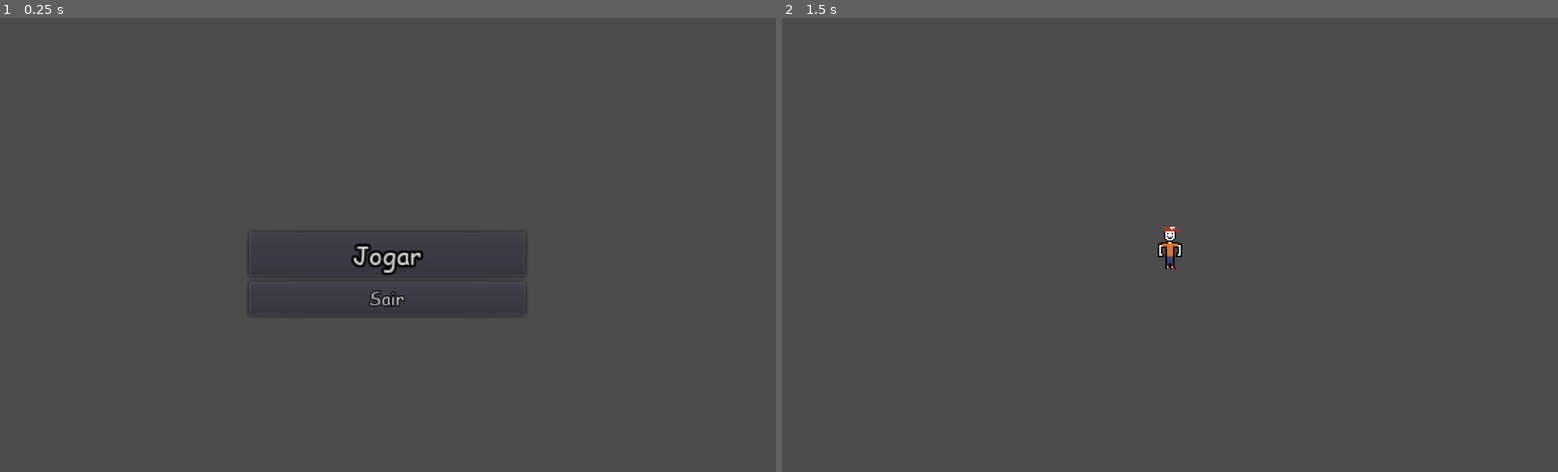
Above: before the commit, frames 1-2 (left to right).
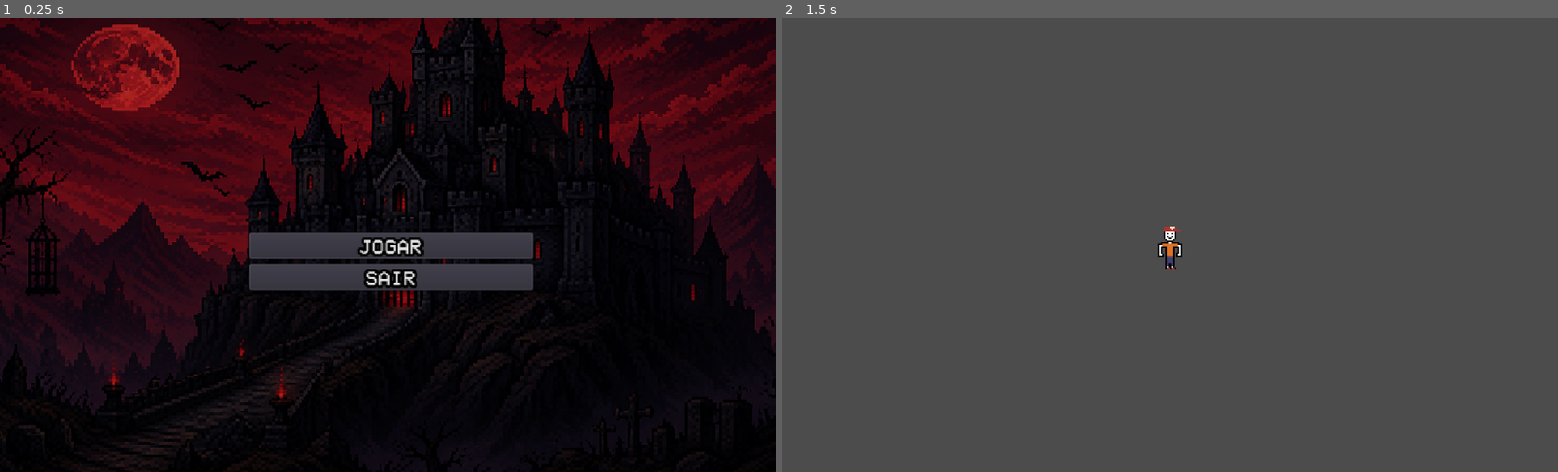
Above: after the commit, the same moments.

Repository: josepimenta545-bit/beyond-death
Game: Godot game, scene res://cenas/menu.tscn
The game is run twice, just before and just after one commit, with the same random seed, the same clock (stepped at 60 frames per second) and the same inputs.
Inputs:
- Up to frame 1 (0.25 s): no input
- Up to frame 2 (1.5 s): click "Jogar" (after the commit: "JOGAR") at 0.5 s; tap Enter at 1.25 s; hold D (direita) from 1.28 s (still down); hold Up (cima) from 1.28 s (still down); tap Space (espaço, bound only after the commit) at 1.35 s

The runs differ from the first frame. In frame 1, 96% of the frame differs, in the area x 0-100%, y 0-100%; in frame 2, nothing differs.

Commit message:
mudei uns bglh e ainda nao decidi o nome do jogo
o background foi gerado por IA, mas eu acho q da pra fazer um nós mesmos, preciso resolver um problema na resolução da fonte dos botões eles estão muito pixelados pro meu gosto, talvez seja a resolução padrão do projeto q esteja deixando assim

Diff:
--- a/cenas/cenário.tscn
+++ b/cenas/cenário.tscn
@@ -1,13 +1,35 @@
-[gd_scene load_steps=2 format=2]
+[gd_scene load_steps=4 format=2]
+
+[sub_resource type="RectangleShape2D" id=2]
+extents = Vector2( 156, 9.5 )
+
+[sub_resource type="RectangleShape2D" id=3]
+extents = Vector2( 98.6035, 3.05302 )
 
 [sub_resource type="RectangleShape2D" id=1]
-extents = Vector2( 220, 10 )
+extents = Vector2( 40.4841, 7.04005 )
 
 [node name="cenário" type="Node2D"]
+position = Vector2( -1, -2 )
 
 [node name="StaticBody2D" type="StaticBody2D" parent="."]
-position = Vector2( 198, 264 )
+position = Vector2( 215, 271 )
 
-[node name="CollisionShape2D" type="CollisionShape2D" parent="StaticBody2D"]
-position = Vector2( 52, 0 )
+[node name="plataforma" type="CollisionShape2D" parent="StaticBody2D"]
+position = Vector2( -2, 1 )
+shape = SubResource( 2 )
+
+[node name="plataforma" type="StaticBody2D" parent="."]
+position = Vector2( 22, 259 )
+
+[node name="CollisionShape2D" type="CollisionShape2D" parent="plataforma"]
+position = Vector2( 0, -1 )
+scale = Vector2( 0.446232, -7.83032 )
+shape = SubResource( 3 )
+
+[node name="StaticBody2D3" type="StaticBody2D" parent="."]
+position = Vector2( 388, 256 )
+
+[node name="CollisionShape2D" type="CollisionShape2D" parent="StaticBody2D3"]
+position = Vector2( 2, -1 )
 shape = SubResource( 1 )
--- a/cenas/menu.tscn
+++ b/cenas/menu.tscn
@@ -1,20 +1,19 @@
-[gd_scene load_steps=5 format=2]
+[gd_scene load_steps=6 format=2]
 
 [ext_resource path="res://scripts/menu.gd" type="Script" id=1]
-[ext_resource path="res://scripts/COMIC.TTF" type="DynamicFontData" id=2]
+[ext_resource path="res://scripts/VCR_OSD_MONO_1.001.ttf" type="DynamicFontData" id=2]
+[ext_resource path="res://sprites/ChatGPT Image 28 de ago. de 2026, 15_08_19.png" type="Texture" id=3]
 
-[sub_resource type="DynamicFont" id=1]
-size = 20
+[sub_resource type="DynamicFont" id=3]
+size = 17
 outline_size = 2
 outline_color = Color( 0, 0, 0, 1 )
-use_filter = true
 font_data = ExtResource( 2 )
 
 [sub_resource type="DynamicFont" id=2]
-size = 14
-outline_size = 1
+size = 17
+outline_size = 2
 outline_color = Color( 0, 0, 0, 1 )
-use_filter = true
 font_data = ExtResource( 2 )
 
 [node name="Control" type="Control"]
@@ -27,29 +26,36 @@
 [node name="VBoxContainer" type="VBoxContainer" parent="."]
 margin_left = 383.0
 margin_top = 296.0
-margin_right = 602.0
-margin_bottom = 340.0
+margin_right = 608.0
+margin_bottom = 362.0
 
 [node name="jogar" type="Button" parent="VBoxContainer"]
-margin_right = 219.0
-margin_bottom = 35.0
+margin_right = 225.0
+margin_bottom = 21.0
 rect_pivot_offset = Vector2( -234, -73 )
 mouse_default_cursor_shape = 2
-custom_fonts/font = SubResource( 1 )
-text = "Jogar"
+custom_fonts/font = SubResource( 3 )
+text = "JOGAR"
 
 [node name="sair" type="Button" parent="VBoxContainer"]
-margin_top = 39.0
-margin_right = 219.0
-margin_bottom = 66.0
+margin_top = 25.0
+margin_right = 225.0
+margin_bottom = 46.0
 mouse_default_cursor_shape = 2
 custom_fonts/font = SubResource( 2 )
-text = "Sair"
+text = "SAIR"
 
 [node name="Camera2D" type="Camera2D" parent="VBoxContainer"]
 position = Vector2( 110, 10 )
 current = true
 zoom = Vector2( 0.6, 0.6 )
 
+[node name="background" type="Sprite" parent="."]
+modulate = Color( 0.713726, 0.705882, 0.713726, 1 )
+show_behind_parent = true
+position = Vector2( 480, 290 )
+scale = Vector2( 0.505883, 0.405242 )
+texture = ExtResource( 3 )
+
 [connection signal="pressed" from="VBoxContainer/jogar" to="." method="_on_jogar_pressed"]
 [connection signal="pressed" from="VBoxContainer/sair" to="." method="_on_sair_pressed"]
--- a/project.godot
+++ b/project.godot
@@ -14,6 +14,11 @@
 run/main_scene="res://cenas/menu.tscn"
 boot_splash/use_filter=false
 config/icon="res://icon.png"
+
+[display]
+
+window/stretch/mode="viewport"
+window/stretch/aspect="expand"
 
 [global]
 
@@ -49,6 +54,12 @@
 , Object(InputEventKey,"resource_local_to_scene":false,"resource_name":"","device":0,"alt":false,"shift":false,"control":false,"meta":false,"command":false,"pressed":false,"scancode":0,"physical_scancode":83,"unicode":0,"echo":false,"script":null)
  ]
 }
+"espaço"={
+"deadzone": 0.5,
+"events": [ Object(InputEventKey,"resource_local_to_scene":false,"resource_name":"","device":0,"alt":false,"shift":false,"control":false,"meta":false,"command":false,"pressed":false,"scancode":0,"physical_scancode":32,"unicode":0,"echo":false,"script":null)
+, Object(InputEventKey,"resource_local_to_scene":false,"resource_name":"","device":0,"alt":false,"shift":false,"control":false,"meta":false,"command":false,"pressed":false,"scancode":32,"physical_scancode":0,"unicode":0,"echo":false,"script":null)
+ ]
+}
 
 [physics]
 
--- a/scripts/player.gd
+++ b/scripts/player.gd
@@ -1,22 +1,21 @@
 extends KinematicBody2D
 
 var speed = 200
-var velocidade_alvo = Vector2.ZERO
+var gravidade = 800
+var velocidade_pulo = -350
+var velocidade = Vector2.ZERO
+const UP = Vector2(0, -1)
 
 func _physics_process(delta):
-	var direcao = Vector2.ZERO
+	velocidade.y += gravidade * delta
 
+	var direcao_x = 0
 	if Input.is_action_pressed("direita"):
-		direcao.x += 1
+		direcao_x += 1
 	if Input.is_action_pressed("esquerda"):
-		direcao.x -= 1
-	if Input.is_action_pressed("cima"):
-		direcao.y -= 1
-	if Input.is_action_pressed("baixo"):
-		direcao.y += 1
+		direcao_x -= 1
 
-	if direcao != Vector2.ZERO:
-		direcao = direcao.normalized()
-
-	velocidade_alvo = speed * direcao
-	move_and_slide(velocidade_alvo)
+	velocidade.x = direcao_x * speed
+	if is_on_floor() and Input.is_action_just_pressed("espaço"):
+		velocidade.y = velocidade_pulo
+	velocidade = move_and_slide(velocidade, UP)
Binary file removed: scripts/COMIC.TTF
Binary file added: scripts/VCR_OSD_MONO_1.001.ttf
Binary file added: sprites/ChatGPT Image 28 de ago. de 2026, 15_08_19.png
Not shown, added: sprites/ChatGPT Image 28 de ago. de 2026, 15_08_19.png.import
